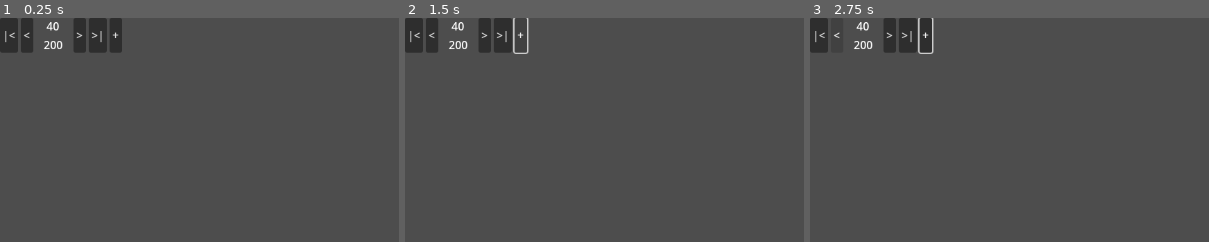
Above: before the commit, frames 1-3 (left to right).
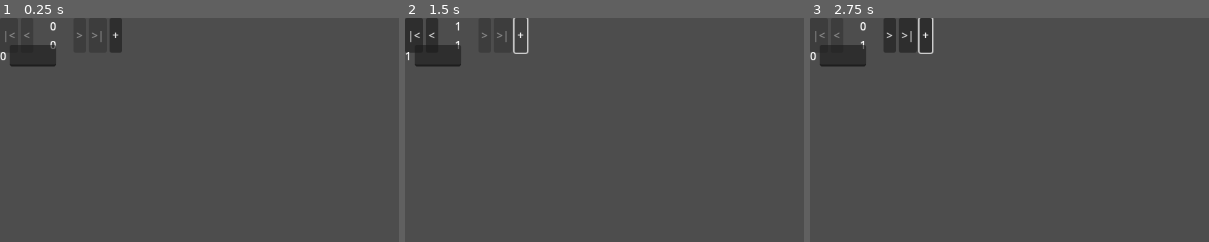
Above: after the commit, the same moments.

Repository: SnekOfSpice/dialog-editor
Game: Godot game, scene res://src/editor.tscn
The game is run twice, just before and just after one commit, with the same random seed, the same clock (stepped at 60 frames per second) and the same inputs. Before the commit the project has no main scene; this scene is started directly in both runs.
Inputs (mouse positions are % of the whole screen's width and height, from its top left):
- Up to frame 1 (0.25 s): no input
- Up to frame 2 (1.5 s): click (1, 4) at 0.5 s, where only the run before the commit has a clickable "|<"; click "+" at 1.25 s
- Up to frame 3 (2.75 s): click "<" at 2 s
The pictures show only the part of the screen within x 0-50%, y 0-50%; the shares and areas given below are measured in that part.

The runs differ from the first frame. In frame 1, 1.2% of the frame differs, in the area x 0-26%, y 1-22%; in frame 2, 1.1%; in frame 3, 1.2%, in the area x 0-16%, y 1-22%.

Commit message:
add page navigation

Diff:
--- a/Header.gd
+++ b/Header.gd
@@ -14,7 +14,7 @@
 		add_child(p)
 		p.property_name = prop
 		p._default = Pages.head_defaults.get(prop)
-		p.connect("property_changed", change_page_header)
+		p.connect("property_changed", change_header)
 
-func change_page_header(property, value):
+func change_header(property, value):
 	printt(property, value)
--- a/autoload/pages.gd
+++ b/autoload/pages.gd
@@ -13,7 +13,8 @@
 }
 
 
-# {number:1, "page_key":"lmao", "data": {}}
+# {"number":1, "page_key":"lmao", "data": {}}
+# data: {}
 var page_data := {}
 
 #var page_count := 0
@@ -21,12 +22,16 @@
 func get_page_count() -> int:
 	return page_data.size()
 
-func create_page(number:=get_page_count()):
+func create_page(number:int):
 	if page_data.keys().has(number):
 		push_warning(str("page_data already has page with number ", number))
 		return
+	prints("creating page ", number)
+	page_data[number] = {
+		"number":number,
+		"page_key":"",
+		"data": {}
+	}
 
-	page_data[number] = {
-		"head": head_defaults,
-		"body": {}
-	}
+func get_lines(page_number: int):
+	return page_data.get(page_number).get("data")
--- a/project.godot
+++ b/project.godot
@@ -11,6 +11,7 @@
 [application]
 
 config/name="Dialog-editor"
+run/main_scene="res://src/editor.tscn"
 config/features=PackedStringArray("4.1", "GL Compatibility")
 config/icon="res://icon.svg"
 
--- a/src/editor.gd
+++ b/src/editor.gd
@@ -2,25 +2,61 @@
 
 
 var _page = preload("res://src/page.tscn")
+var current_page
 
+func _ready() -> void:
+	add_empty_page()
 
 func load_page(number: int):
 	if number < 0 or number > Pages.get_page_count():
+		push_warning(str("page number ", number, " outside page count"))
 		return
 
+	for c in $Core/PageContainer.get_children():
+		c.queue_free()
 
+	prints("loading ", number)
+	var page = _page.instantiate()
+	get_node("Core/PageContainer").add_child(page)
+	page.init(number)
+	current_page = page
 
+	update_controls()
+
+func update_controls():
+	if not current_page:
+		return
+
+	find_child("First").disabled = current_page.number <= 0
+	find_child("Prev").disabled = current_page.number <= 0
+	find_child("Next").disabled = current_page.number >= Pages.get_page_count() - 1
+	find_child("Last").disabled = current_page.number >= Pages.get_page_count() - 1
+	get_node("Core/PageControl/PageNav/PageCount/Current").text = str(current_page.number)
+	get_node("Core/PageControl/PageNav/PageCount/Count").text = str(Pages.get_page_count() - 1)
 
 func add_empty_page():
-	var p = find_child("Page")
-	if not p:
-		return
-	p.queue_free()
-
-	var page = _page.instantiate()
-	page.number = Pages.get_page_count()
+	var page_count = Pages.get_page_count()
+	Pages.create_page(page_count)
+	load_page(page_count)
 
 
 
 func _on_add_pressed() -> void:
 	add_empty_page()
+
+
+func _on_first_pressed() -> void:
+	load_page(0)
+
+
+func _on_prev_pressed() -> void:
+	if current_page.number > 0:
+		load_page(current_page.number - 1)
+
+func _on_next_pressed() -> void:
+	if current_page.number < Pages.get_page_count() - 1:
+		load_page(current_page.number + 1)
+
+
+func _on_last_pressed() -> void:
+	load_page(Pages.get_page_count() - 1)
--- a/src/editor.tscn
+++ b/src/editor.tscn
@@ -13,9 +13,9 @@
 script = ExtResource("1_r2t7d")
 
 [node name="Core" type="VBoxContainer" parent="."]
-layout_mode = 0
-offset_right = 40.0
-offset_bottom = 40.0
+layout_mode = 1
+offset_right = 176.0
+offset_bottom = 60.0
 
 [node name="PageControl" type="HBoxContainer" parent="Core"]
 layout_mode = 2
@@ -73,4 +73,8 @@
 offset_right = 176.0
 offset_bottom = -4.0
 
+[connection signal="pressed" from="Core/PageControl/PageNav/First" to="." method="_on_first_pressed"]
+[connection signal="pressed" from="Core/PageControl/PageNav/Prev" to="." method="_on_prev_pressed"]
+[connection signal="pressed" from="Core/PageControl/PageNav/Next" to="." method="_on_next_pressed"]
+[connection signal="pressed" from="Core/PageControl/PageNav/Last" to="." method="_on_last_pressed"]
 [connection signal="pressed" from="Core/PageControl/PageNav/Add" to="." method="_on_add_pressed"]
--- a/src/head_property.gd
+++ b/src/head_property.gd
@@ -7,3 +7,28 @@
 var value
 
 signal property_changed(property_name, value)
+
+
+func serialize() -> Dictionary:
+	var d = {}
+
+	d["property_name"] = property_name
+	d["value"] = value
+
+	return d
+
+func deserlialize(data: Dictionary):
+	_default = Pages.head_defaults.get(data.get("property_name"))
+	property_name = data.get("property_name")
+	value = data.get("value")
+
+	update()
+
+func update():
+	$PropertyName.text = property_name
+	find_child("LineEdit").text = str(value)
+	find_child("LineEdit").placeholder_text = str(_default)
+
+func _on_save_pressed() -> void:
+	emit_signal("property_changed")
+	update()
--- a/src/head_property.tscn
+++ b/src/head_property.tscn
@@ -7,7 +7,7 @@
 offset_bottom = 73.0
 script = ExtResource("1_yno0w")
 
-[node name="Label" type="Label" parent="."]
+[node name="PropertyName" type="Label" parent="."]
 custom_minimum_size = Vector2(140, 0)
 layout_mode = 2
 text = "property name"
@@ -18,7 +18,8 @@
 [node name="Content" type="HBoxContainer" parent="PropertyEdit"]
 layout_mode = 2
 
-[node name="Button" type="Button" parent="PropertyEdit/Content"]
+[node name="DataType" type="Button" parent="PropertyEdit/Content"]
+visible = false
 layout_mode = 2
 text = "Data Type"
 
@@ -36,3 +37,5 @@
 [node name="Save" type="Button" parent="PropertyEdit/Controls"]
 layout_mode = 2
 text = "Save"
+
+[connection signal="pressed" from="PropertyEdit/Controls/Save" to="." method="_on_save_pressed"]
--- a/src/line.tscn
+++ b/src/line.tscn
@@ -1,6 +1,7 @@
-[gd_scene load_steps=2 format=3 uid="uid://b53i8f73mqi3r"]
+[gd_scene load_steps=3 format=3 uid="uid://b53i8f73mqi3r"]
 
 [ext_resource type="Script" path="res://src/line.gd" id="1_6i1bg"]
+[ext_resource type="PackedScene" uid="uid://c23v82ojiuvbs" path="res://src/header.tscn" id="2_qs17t"]
 
 [node name="Line" type="HBoxContainer"]
 offset_right = 216.0
@@ -10,7 +11,7 @@
 [node name="HeadVisibilityToggle" type="Button" parent="."]
 layout_mode = 2
 
-[node name="HeadEditor" type="VBoxContainer" parent="."]
+[node name="Header" parent="." instance=ExtResource("2_qs17t")]
 layout_mode = 2
 
 [node name="TextContent" type="TextEdit" parent="."]
--- a/src/page.gd
+++ b/src/page.gd
@@ -6,12 +6,16 @@
 
 
 func init(n:=number):
-	page_key = Pages.page_data.get(n).get("page_key")
-	load_data(Pages.page_data.get(n).get("data"))
+	var data = Pages.page_data.get(n)
+	page_key = data.get("page_key")
+	number = n
+	$Info/Number.text = str(n)
+	$Info/PageKey.text = str(page_key)
+	deserialize(data.get("data"))
 
-func load_data(page_data: Dictionary):
+func deserialize(page_data: Dictionary):
 	# instantiate lines
-	pass
+	print(page_data)
 
 func clear():
 	for c in get_children():
--- a/src/page.tscn
+++ b/src/page.tscn
@@ -9,3 +9,13 @@
 grow_horizontal = 2
 grow_vertical = 2
 script = ExtResource("1_2lug2")
+
+[node name="Info" type="HBoxContainer" parent="."]
+layout_mode = 2
+
+[node name="Number" type="Label" parent="Info"]
+layout_mode = 2
+text = "0"
+
+[node name="PageKey" type="LineEdit" parent="Info"]
+layout_mode = 2
